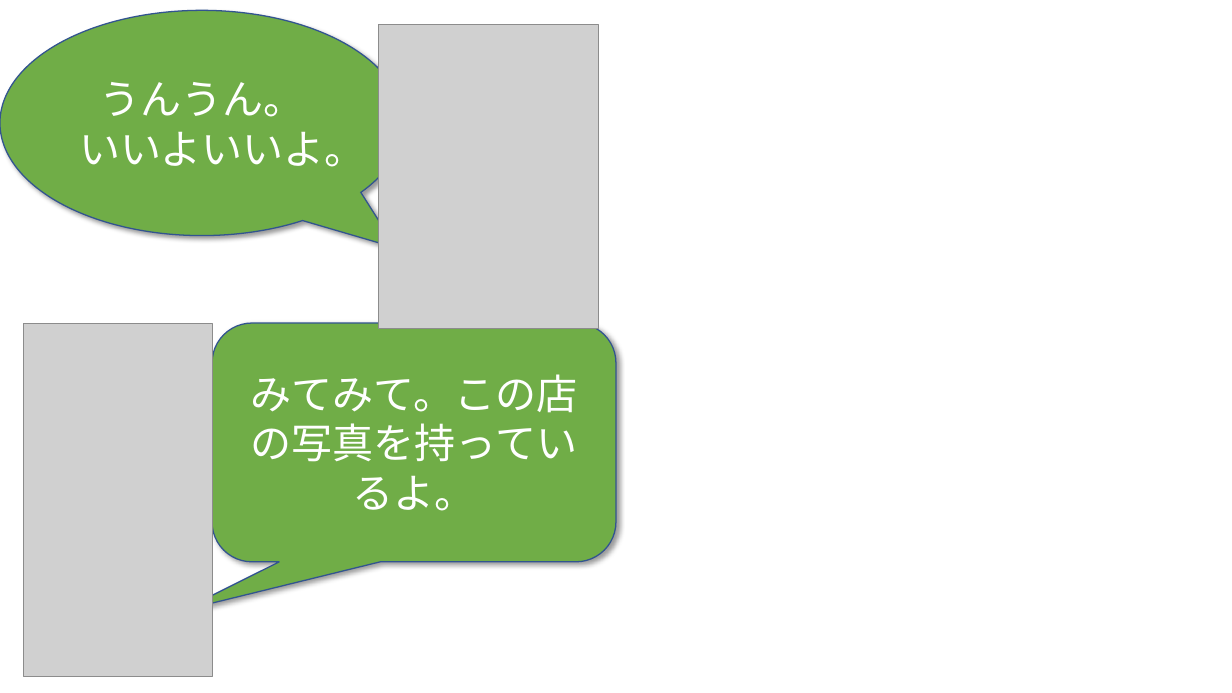
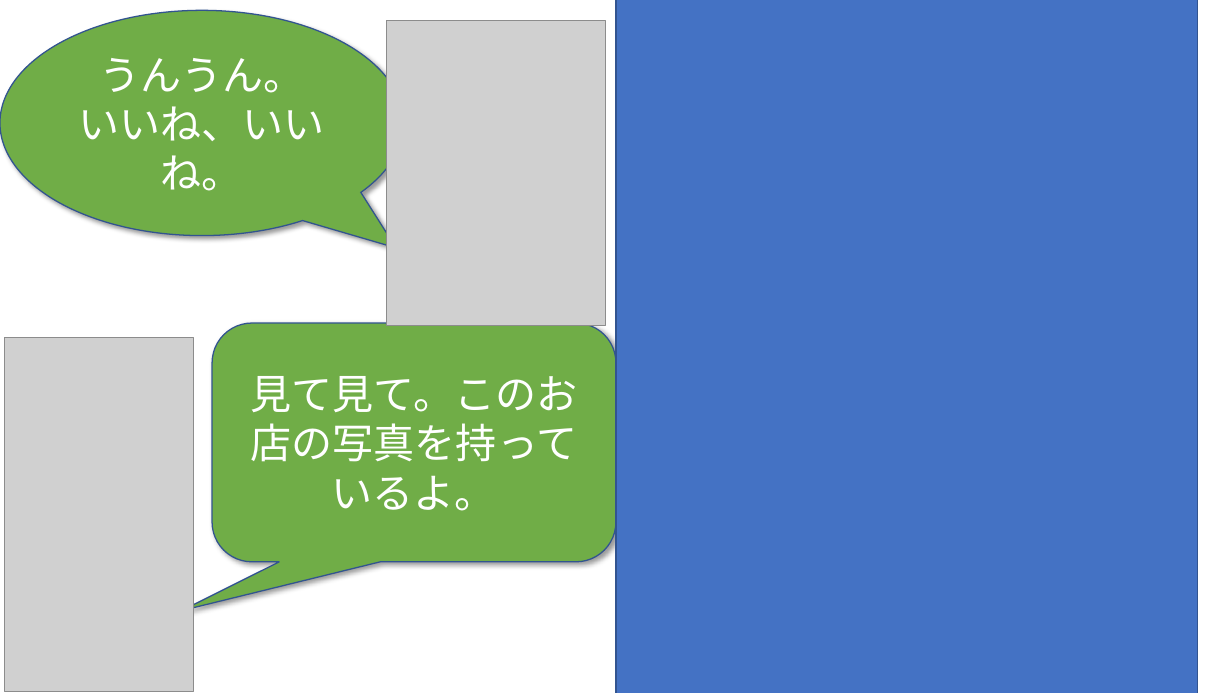
Before and after one commit to phuchung97/phuchung97.github.io, a slide deck: slide 21 of design/story.pptx. Drawn at 1232x693 pixels with LibreOffice and Linux fonts; fonts in the diff are those of the drawing; grey boxes stand for pictures; background and template pictures are left out. Boxes give left, top, right and bottom in pixels: in the first picture for what was removed or moved away, otherwise in the second. Text is boxed around its words. In the diff, an @@ line names an element or a change of style, - is before the commit and + after.

```diff
--- a/design/story.pptx
+++ b/design/story.pptx
@@ picture: place and size @@
-picture at bbox=[379, 25, 598, 329]
+picture at bbox=[386, 21, 605, 325]
@@ rectangle added at bbox=[616, 0, 1198, 693], fill #4472C4, outline #325491 1 pt @@
@@ text in speech bubble at bbox=[79, 106, 325, 191]: text changed @@
-いいよいいよ。
+いいね、いいね。
@@ picture: place and size @@
-picture at bbox=[23, 323, 212, 677]
+picture at bbox=[5, 338, 193, 691]
@@ text in rounded speech box at bbox=[250, 376, 578, 511]: text changed @@
-みてみて。この店の写真を持っているよ。
+見て見て。このお店の写真を持っているよ。
```
Also in this commit, not shown: 19 other slides changed, 20 other files.
